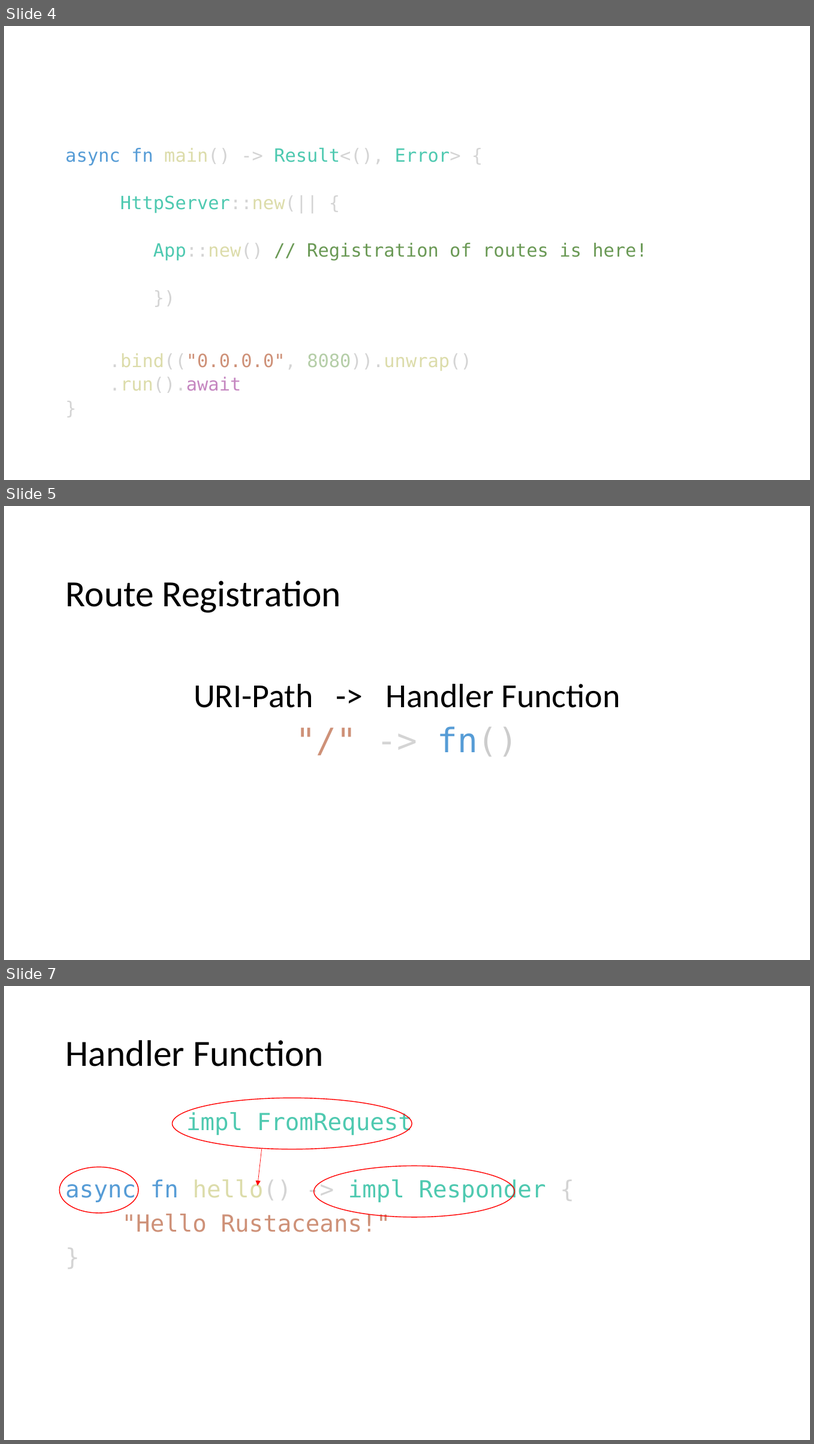
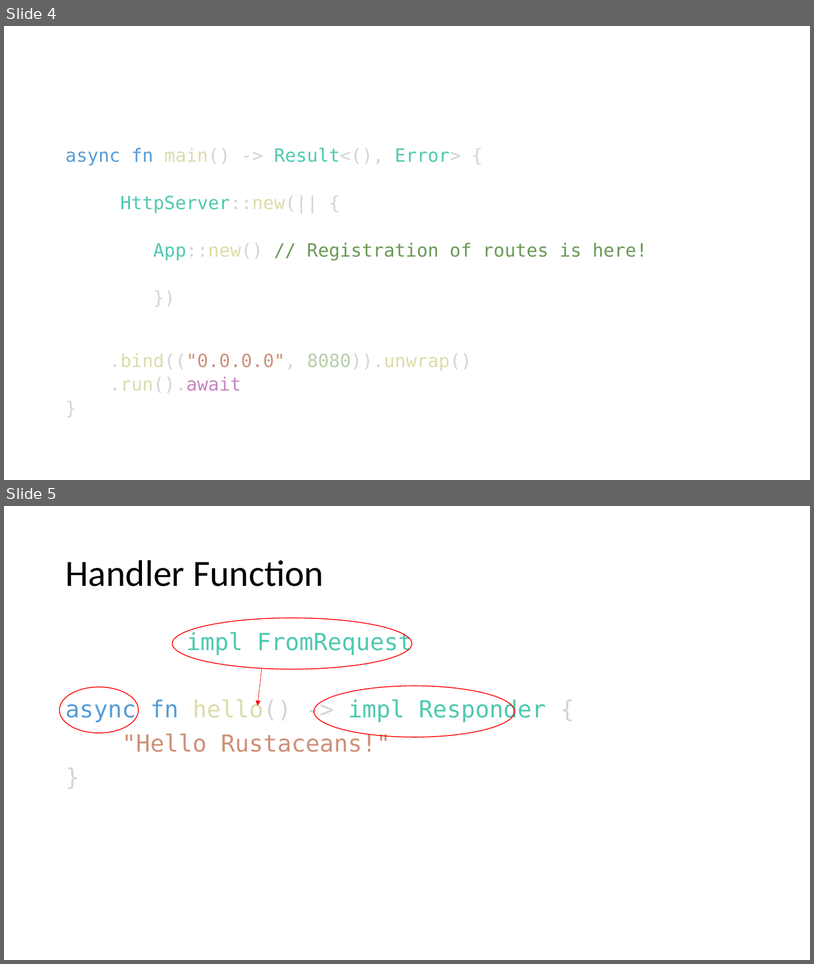
Before and after one commit to floscodes/actix_talk, a slide deck: Pres.pptx. Shown one above the other, each under a label of ours: slides 4, 5 and 7 before the commit, slides 4 and 5 after it; the slides between them are not shown. The pictures are 814x1444 and 814x964 pixels, drawn with LibreOffice and Linux fonts; fonts in the diff are those of the drawing. Boxes give left, top, right and bottom in pixels: in the first picture for what was removed or moved away, otherwise in the second. Text is boxed around its words. In the diff, an @@ line names an element or a change of style, - is before the commit and + after.

```diff
--- a/Pres.pptx
+++ b/Pres.pptx
@@ slide 5 removed at [4,506,810,960], background #FFFFFF @@
@@ text removed at [65,580,341,613] @@
-Route Registration
@@ subtitle removed at [194,684,620,756] @@
-URI-Path -> Handler Function
-"/" -> fn()
@@ what was slide 7 is now slide 5 @@
```
Also in this commit, not shown: 1 other slide removed.
